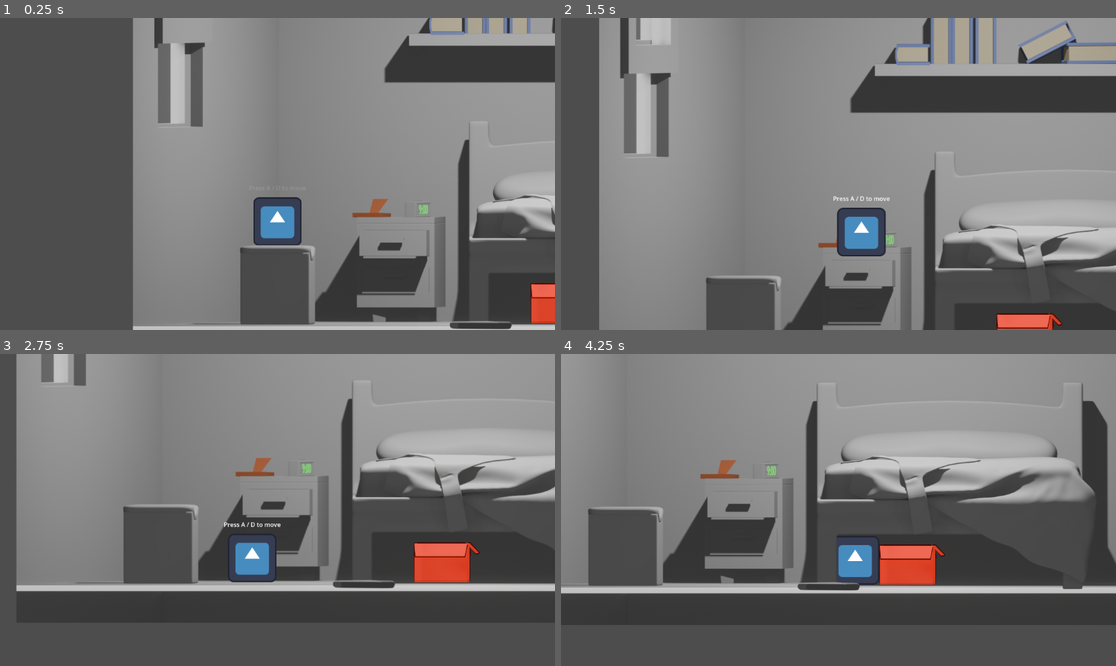
Above: before the commit, frames 1-4 (two rows, left to right).
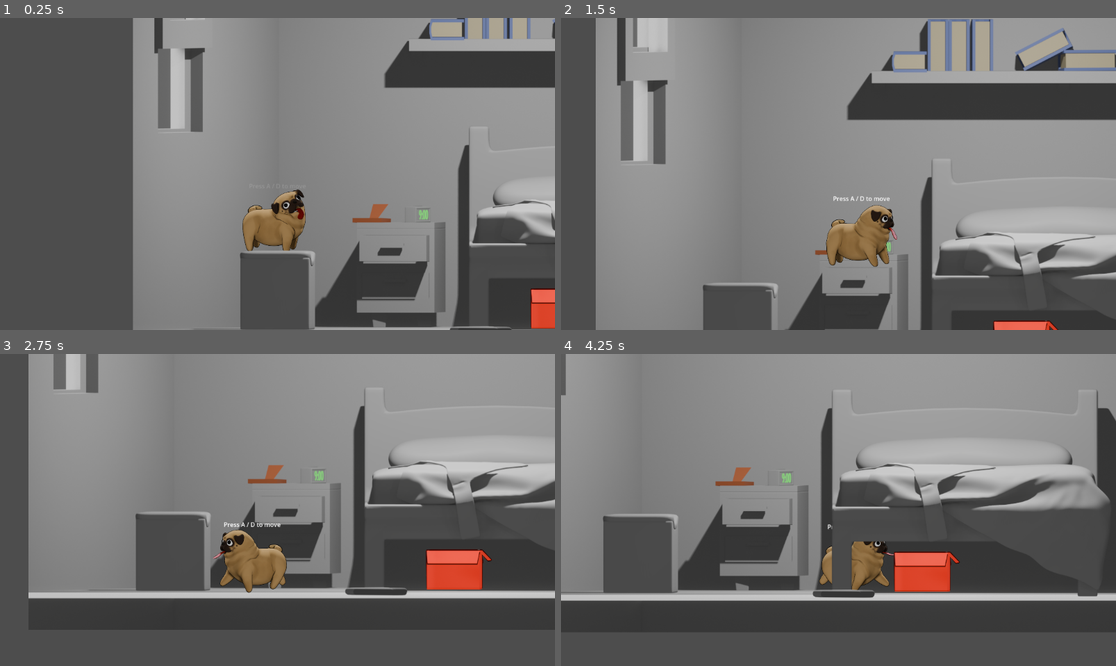
Above: after the commit, the same moments.

Repository: juanfrcaliz/malagajam_2024
Game: Godot game, scene res://scenes/level.tscn
Two runs of this game, one before a commit and one after it. Both use one fixed random seed, a clock stepped at 60 frames per second and the inputs below. The engine's default icon, where the game draws it, is replaced by a stand-in: a white triangle on a blue panel in a dark square.
Inputs:
- Up to frame 1 (0.25 s): no input
- Up to frame 2 (1.5 s): tap A at 0.5, 1.25 s; hold Right (ui_right) from 0.53 s (still down); tap R (bark) at 0.6 s; tap Enter (ui_accept) at 0.77 s; tap E (interact) at 1.35 s
- Up to frame 3 (2.75 s): tap Enter (ui_accept) at 1.52 s; tap A at 2 s; release Right (ui_right) at 2.03 s; hold Left (ui_left) from 2.03 s (still down); tap R (bark) at 2.1 s
- Up to frame 4 (4.25 s): tap A at 2.75, 3.5 s; release Left (ui_left) at 2.78 s; hold Right (ui_right) from 2.78 s (still down); tap E (interact) at 2.85 s; tap Enter (ui_accept) at 3.02, 3.77 s; tap R (bark) at 3.6 s

The runs differ from the first frame. In frame 1, 8.2% of the frame differs, in the area x 23-100%, y 0-100%; in frame 2, 15%; in frame 3, 19%; in frame 4, 20%, in the area x 0-100%, y 0-89%.

Commit message:
added idle and walk animations

Diff:
--- a/scenes/pug.tscn
+++ b/scenes/pug.tscn
@@ -1,21 +1,116 @@
-[gd_scene load_steps=5 format=3 uid="uid://bfwtopjmldvdy"]
+[gd_scene load_steps=24 format=3 uid="uid://bfwtopjmldvdy"]
 
-[ext_resource type="Texture2D" uid="uid://c6cbk34614gg0" path="res://icon.svg" id="1_nbjae"]
 [ext_resource type="Script" path="res://scripts/pug.gd" id="1_ovdqs"]
 [ext_resource type="AudioStream" uid="uid://c2wldy0ajve6k" path="res://Assets/Sounds/LadridoPUGY.wav" id="3_0q130"]
+[ext_resource type="Texture2D" uid="uid://dlxhkbj7tj86h" path="res://Assets/Animations/Idle/reposo.png" id="3_16ubf"]
+[ext_resource type="Texture2D" uid="uid://bt6i1b36j88vt" path="res://Assets/Animations/Walk/0021.png" id="4_wjojw"]
+[ext_resource type="Texture2D" uid="uid://rsy2hkibfxhs" path="res://Assets/Animations/Walk/0022.png" id="5_tuu7l"]
+[ext_resource type="Texture2D" uid="uid://ceffmsqdniw25" path="res://Assets/Animations/Walk/0023.png" id="6_pcige"]
+[ext_resource type="Texture2D" uid="uid://cl8oqd7dsqv3v" path="res://Assets/Animations/Walk/0024.png" id="7_swbpw"]
+[ext_resource type="Texture2D" uid="uid://dkr3j4y7qhcqo" path="res://Assets/Animations/Walk/0025.png" id="8_1ra3d"]
+[ext_resource type="Texture2D" uid="uid://5shjusnvkerd" path="res://Assets/Animations/Walk/0026.png" id="9_iwrb0"]
+[ext_resource type="Texture2D" uid="uid://cilbsg7yrlsen" path="res://Assets/Animations/Walk/0027.png" id="10_8e1dr"]
+[ext_resource type="Texture2D" uid="uid://c3r4njxhuydph" path="res://Assets/Animations/Walk/0028.png" id="11_1rx8n"]
+[ext_resource type="Texture2D" uid="uid://ciwjgrxoxwjc0" path="res://Assets/Animations/Walk/0029.png" id="12_maupf"]
+[ext_resource type="Texture2D" uid="uid://k6yvo6g1q5r2" path="res://Assets/Animations/Walk/0030.png" id="13_2y0is"]
+[ext_resource type="Texture2D" uid="uid://ym7so1evbdn2" path="res://Assets/Animations/Walk/0031.png" id="14_74k3o"]
+[ext_resource type="Texture2D" uid="uid://dpx152h7ebf0n" path="res://Assets/Animations/Walk/0032.png" id="15_5k8ak"]
+[ext_resource type="Texture2D" uid="uid://cohvjb3yaar65" path="res://Assets/Animations/Walk/0033.png" id="16_2wkoe"]
+[ext_resource type="Texture2D" uid="uid://dop5bjaalwyit" path="res://Assets/Animations/Walk/0034.png" id="17_rohnu"]
+[ext_resource type="Texture2D" uid="uid://dr2h7qii4tmfq" path="res://Assets/Animations/Walk/0035.png" id="18_7atqy"]
+[ext_resource type="Texture2D" uid="uid://bolmmqjrgk7vb" path="res://Assets/Animations/Walk/0036.png" id="19_4oh5i"]
+[ext_resource type="Texture2D" uid="uid://b1hkvl3sg6kpp" path="res://Assets/Animations/Walk/0037.png" id="20_l5qph"]
+[ext_resource type="Texture2D" uid="uid://c0ngluwjb6goa" path="res://Assets/Animations/Walk/0038.png" id="21_1oa16"]
 
-[sub_resource type="CircleShape2D" id="CircleShape2D_687dv"]
-radius = 64.0312
+[sub_resource type="SpriteFrames" id="SpriteFrames_32fp3"]
+animations = [{
+"frames": [{
+"duration": 1.0,
+"texture": ExtResource("3_16ubf")
+}],
+"loop": true,
+"name": &"idle",
+"speed": 5.0
+}, {
+"frames": [{
+"duration": 1.0,
+"texture": ExtResource("4_wjojw")
+}, {
+"duration": 1.0,
+"texture": ExtResource("5_tuu7l")
+}, {
+"duration": 1.0,
+"texture": ExtResource("6_pcige")
+}, {
+"duration": 1.0,
+"texture": ExtResource("7_swbpw")
+}, {
+"duration": 1.0,
+"texture": ExtResource("8_1ra3d")
+}, {
+"duration": 1.0,
+"texture": ExtResource("9_iwrb0")
+}, {
+"duration": 1.0,
+"texture": ExtResource("10_8e1dr")
+}, {
+"duration": 1.0,
+"texture": ExtResource("11_1rx8n")
+}, {
+"duration": 1.0,
+"texture": ExtResource("12_maupf")
+}, {
+"duration": 1.0,
+"texture": ExtResource("13_2y0is")
+}, {
+"duration": 1.0,
+"texture": ExtResource("14_74k3o")
+}, {
+"duration": 1.0,
+"texture": ExtResource("15_5k8ak")
+}, {
+"duration": 1.0,
+"texture": ExtResource("16_2wkoe")
+}, {
+"duration": 1.0,
+"texture": ExtResource("17_rohnu")
+}, {
+"duration": 1.0,
+"texture": ExtResource("18_7atqy")
+}, {
+"duration": 1.0,
+"texture": ExtResource("19_4oh5i")
+}, {
+"duration": 1.0,
+"texture": ExtResource("20_l5qph")
+}, {
+"duration": 1.0,
+"texture": ExtResource("21_1oa16")
+}],
+"loop": true,
+"name": &"walk",
+"speed": 30.0
+}]
+
+[sub_resource type="CapsuleShape2D" id="CapsuleShape2D_t0jdw"]
+radius = 67.0
+height = 198.0
 
 [node name="Pug" type="CharacterBody2D"]
 collision_mask = 7
 script = ExtResource("1_ovdqs")
 
-[node name="Sprite2D" type="Sprite2D" parent="."]
-texture = ExtResource("1_nbjae")
+[node name="AnimatedSprite2D" type="AnimatedSprite2D" parent="."]
+scale = Vector2(0.5, 0.5)
+sprite_frames = SubResource("SpriteFrames_32fp3")
+animation = &"walk"
+frame = 2
+frame_progress = 0.295398
 
 [node name="CollisionShape2D" type="CollisionShape2D" parent="."]
-shape = SubResource("CircleShape2D_687dv")
+position = Vector2(2, 16)
+rotation = 1.5708
+shape = SubResource("CapsuleShape2D_t0jdw")
 
 [node name="Camera2D" type="Camera2D" parent="."]
 position = Vector2(0, -125)
--- a/scripts/pug.gd
+++ b/scripts/pug.gd
@@ -24,8 +24,15 @@
 	var direction = Input.get_axis("ui_left", "ui_right")
 	if direction:
 		velocity.x = direction * SPEED
+		if velocity.x > 0:
+			$AnimatedSprite2D.flip_h = 0
+		else:
+			$AnimatedSprite2D.flip_h = 1
+
+		$AnimatedSprite2D.play("walk")
 	else:
 		velocity.x = move_toward(velocity.x, 0, SPEED)
+		$AnimatedSprite2D.play("idle")
 
 	move_and_slide()
 
Binary file added: Assets/Animations/Idle/reposo.png
Not shown, added: Assets/Animations/Idle/reposo.png.import
Binary file added: Assets/Animations/Walk/0021.png
Not shown, added: Assets/Animations/Walk/0021.png.import
Binary file added: Assets/Animations/Walk/0022.png
Not shown, added: Assets/Animations/Walk/0022.png.import
Binary file added: Assets/Animations/Walk/0023.png
Not shown, added: Assets/Animations/Walk/0023.png.import
Binary file added: Assets/Animations/Walk/0024.png
Not shown, added: Assets/Animations/Walk/0024.png.import
Binary file added: Assets/Animations/Walk/0025.png
Not shown, added: Assets/Animations/Walk/0025.png.import
(and 26 more such lines)
